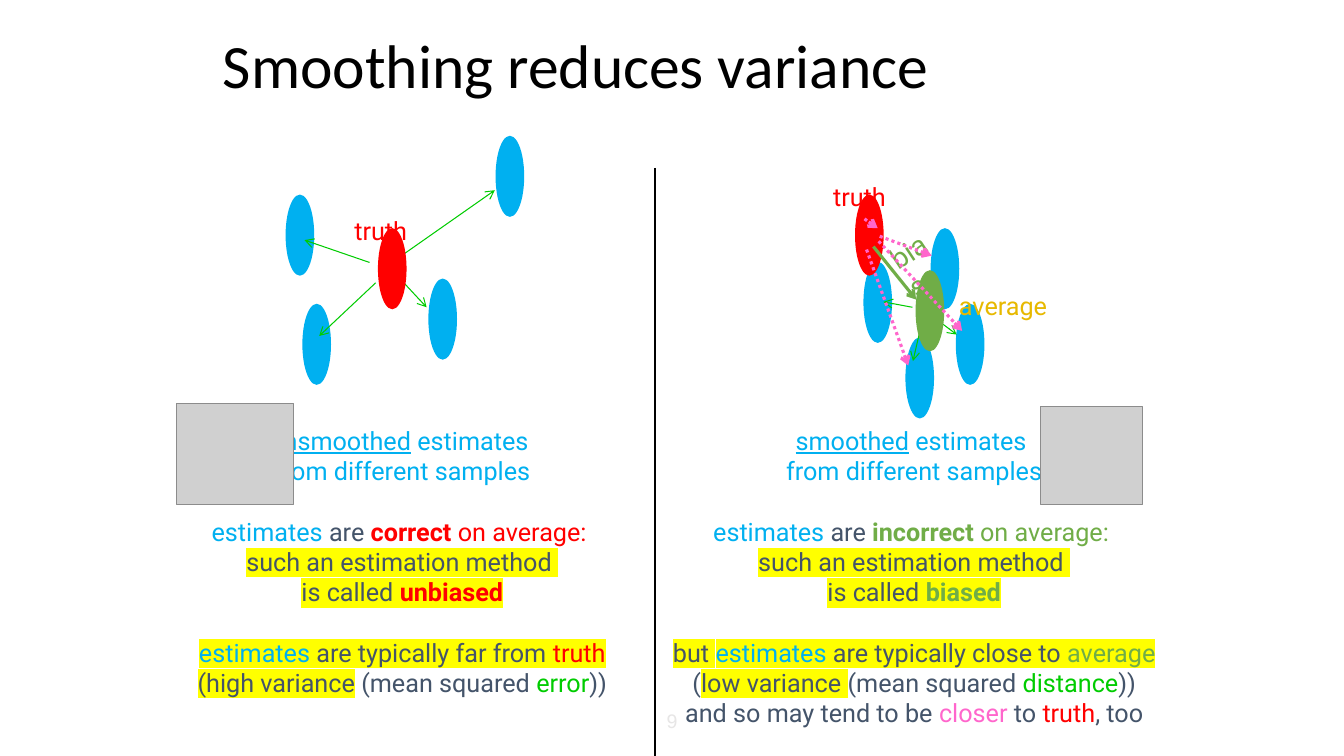
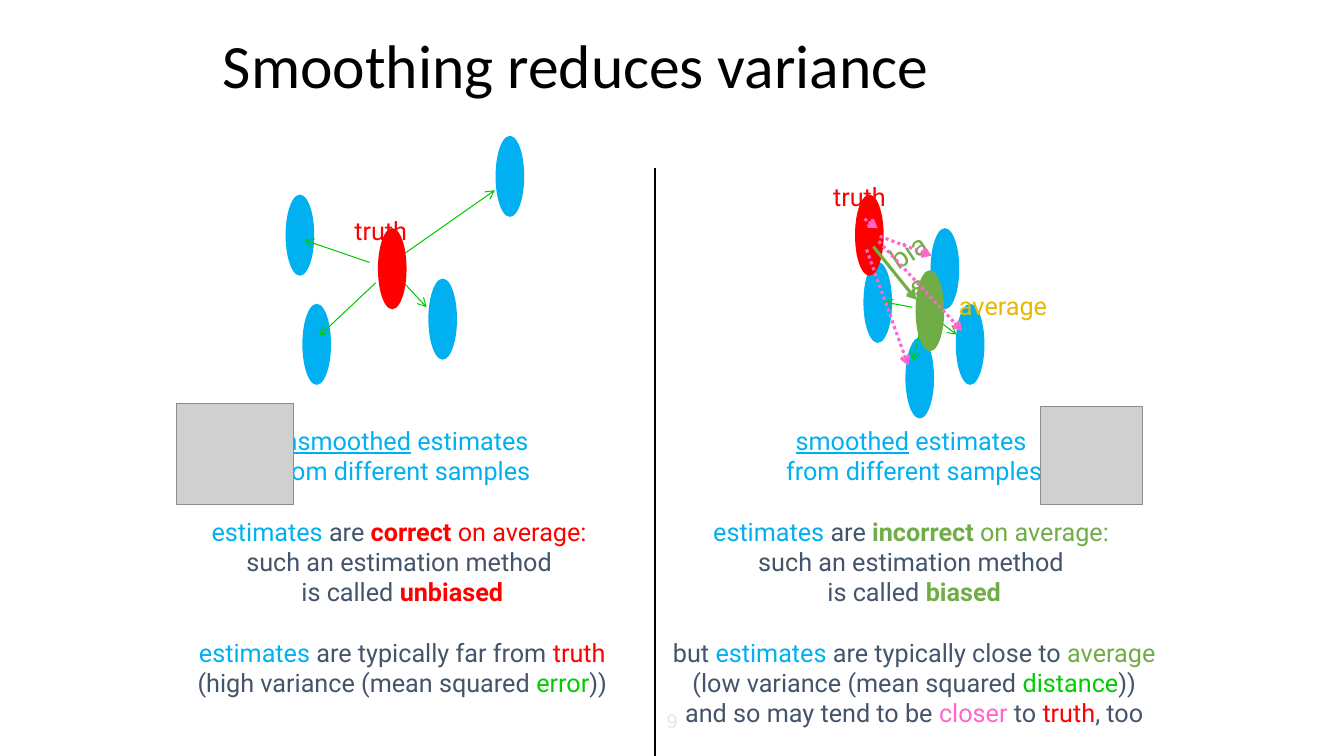
Before and after one commit to balhafni/csci_544_fa_18_slides, a slide deck: slide 9 of smoothing_0926.pptx. Drawn at 1344x756 pixels with LibreOffice and Linux fonts; fonts in the diff are those of the drawing; grey boxes stand for pictures. Boxes give left, top, right and bottom in pixels: in the first picture for what was removed or moved away, otherwise in the second. Text is boxed around its words. In the diff, an @@ line names an element or a change of style, - is before the commit and + after.

```diff
--- a/smoothing_0926.pptx
+++ b/smoothing_0926.pptx
@@ text at [198,523,607,698]: highlight #FFFF00 to none in "such an estimation method is called unbiased", "estimates are typically far from truth (high ..." @@
@@ text at [673,522,1155,698]: highlight #FFFF00 to none in "such an estimation method is called biased", "but estimates are typically close to average ..." @@
```
Also in this commit, not shown: 20 other slides changed.
